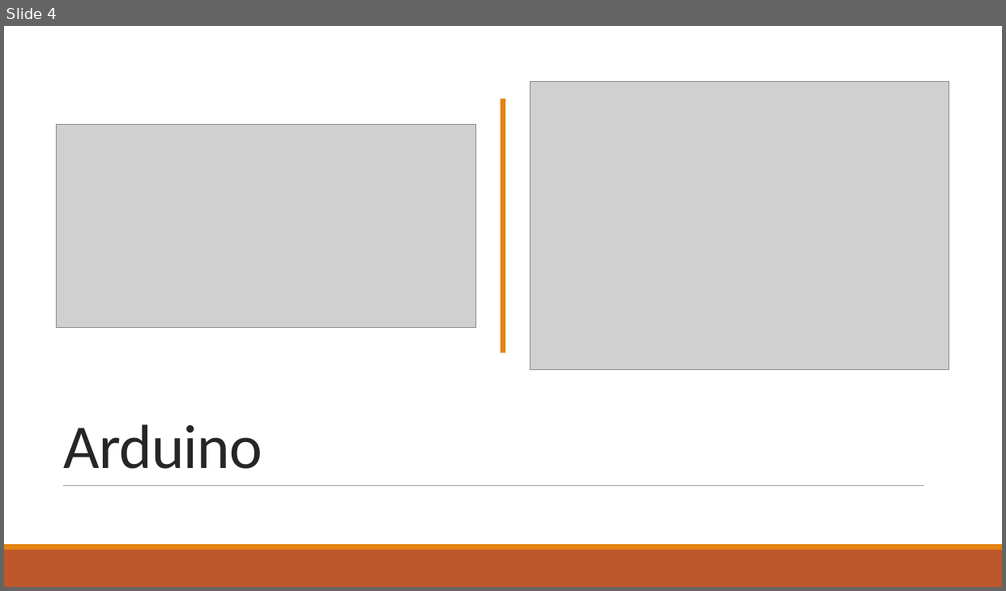
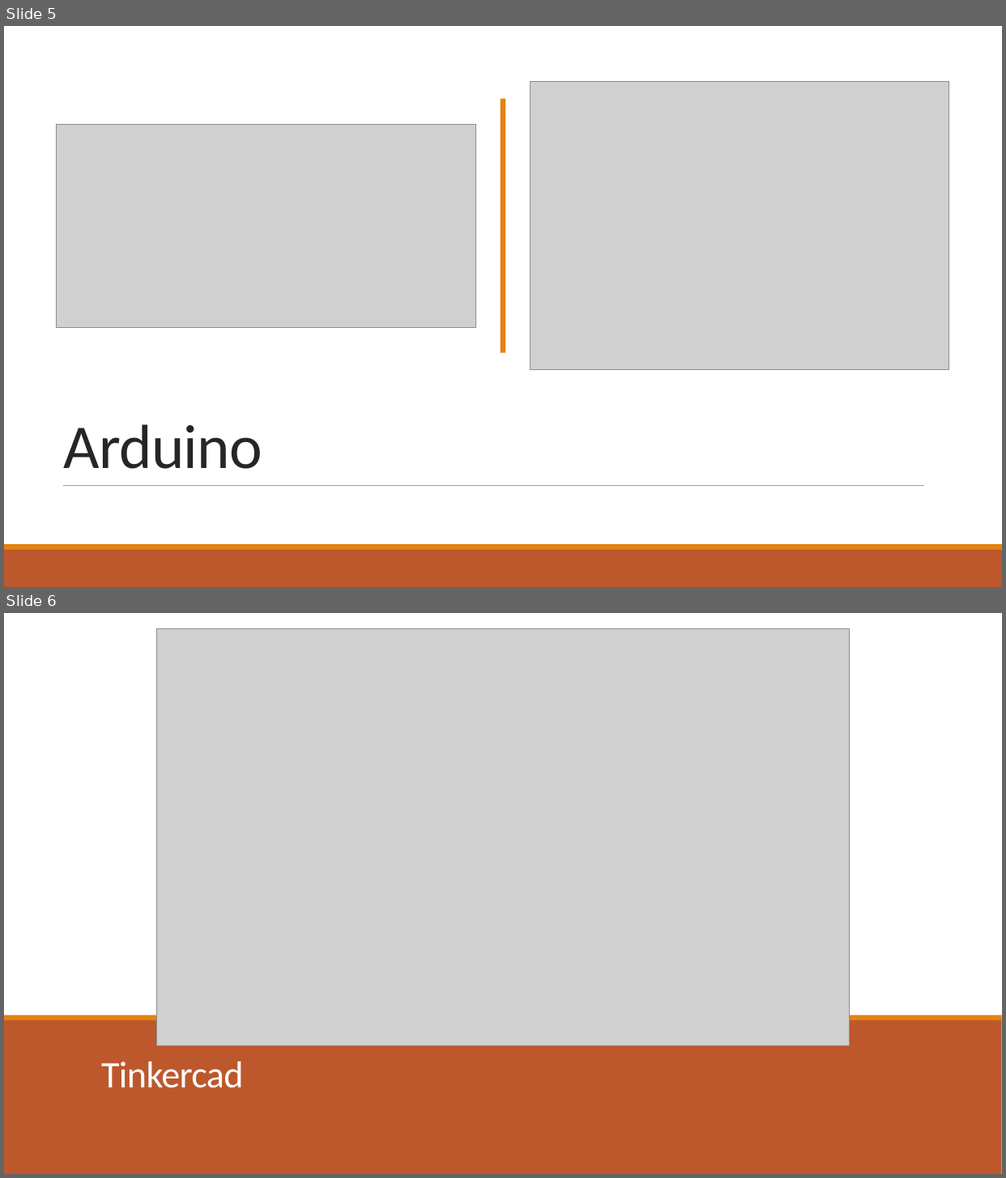
Before and after one commit to RyanZurrin/cs341, a slide deck: Lab 1/CS 341 Lab introduction.pptx. Shown one above the other, each under a label of ours: slide 4 before the commit, slides 5 and 6 after it. The pictures are 1006x591 and 1006x1178 pixels, drawn with LibreOffice and Linux fonts; fonts in the diff are those of the drawing; grey boxes stand for pictures. Boxes give left, top, right and bottom in pixels: in the first picture for what was removed or moved away, otherwise in the second. Text is boxed around its words. In the diff, an @@ line names an element or a change of style, - is before the commit and + after.

Commit message:
updated Lab 1 slides for tinkercad

```diff
--- a/Lab 1/CS 341 Lab introduction.pptx
+++ b/Lab 1/CS 341 Lab introduction.pptx
@@ slide 6 added at (4, 613, 1002, 1174), background #FFFFFF @@
@@ picture added at (157, 628, 850, 1046) @@
@@ rectangle added at (4, 1019, 1002, 1174), fill #BD582C @@
@@ rectangle added at (4, 1016, 1002, 1021), fill #E48312 @@
@@ title added at (101, 1062, 244, 1088), 36 pt, text #FFFFFF @@
+Tinkercad
@@ what was slide 4 is now slide 5 @@
```
Also in this commit, not shown: 4 slides changed, 3 other slides added, 2 slides removed.
